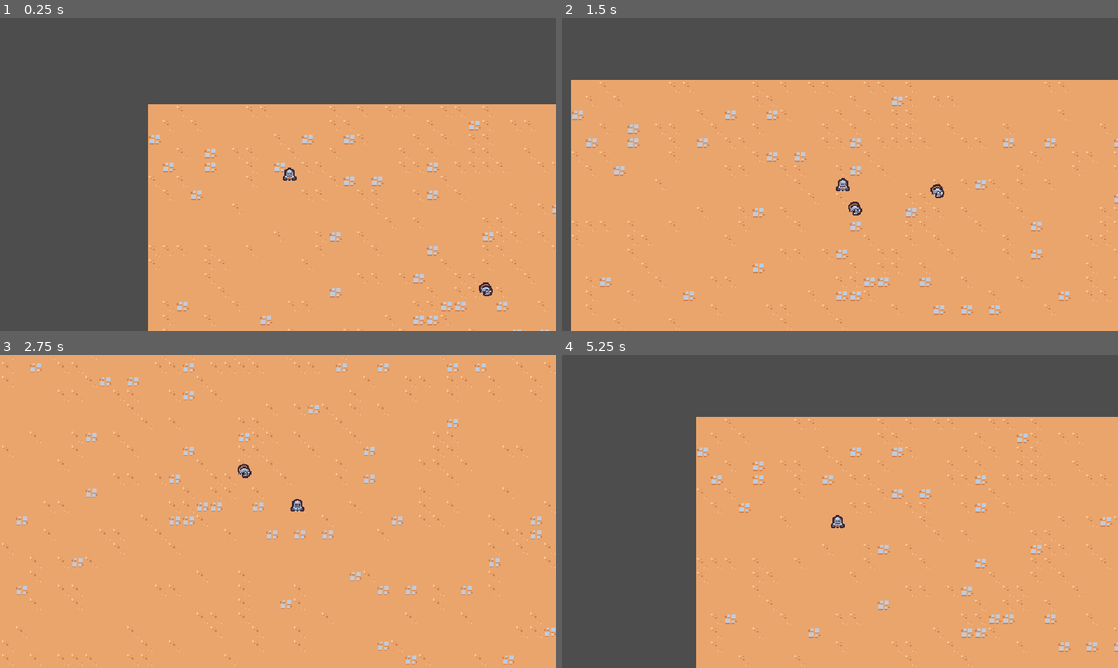
Above: before the commit, frames 1-4 (two rows, left to right).
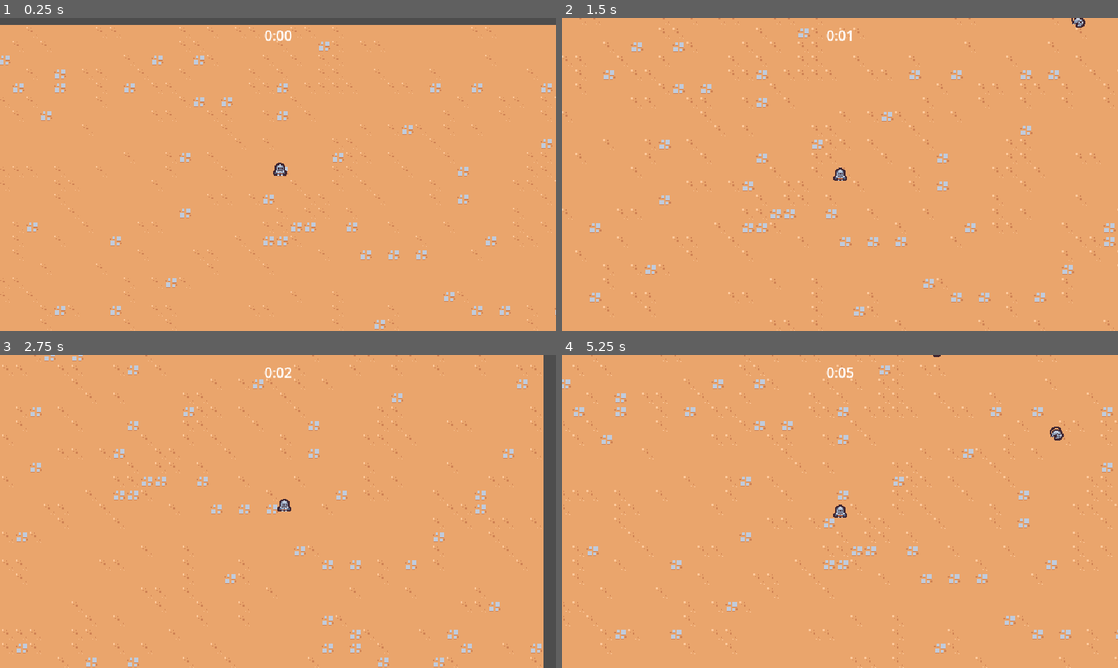
Above: after the commit, the same moments.

Repository: tomellwood-github/2d-survivors-course
Game: Godot game, scene res://scenes/main/main.tscn
Same seed, same stepped clock (60 frames per second), same inputs: the game is played once before the commit and once after it.
Inputs:
- Up to frame 1 (0.25 s): no input
- Up to frame 2 (1.5 s): hold T (move_right) 0.53-1.28 s; hold S (move_down) from 1.28 s (still down)
- Up to frame 3 (2.75 s): release S (move_down) at 2.03 s; hold T (move_right) from 2.03 s (still down)
- Up to frame 4 (5.25 s): release T (move_right) at 2.78 s; hold F (move_up) 2.78-3.53 s; hold R (move_left) 3.53-5.03 s; hold S (move_down) from 5.03 s (still down)

The runs differ from the first frame. In frame 1, 48% of the frame differs, in the area x 0-100%, y 2-100%; in frame 2, 26%; in frame 3, 7.6%; in frame 4, 43%.

Commit message:
Added health component, pickups, arena time manager, experience, etc

Diff:
--- a/project.godot
+++ b/project.godot
@@ -14,6 +14,10 @@
 run/main_scene="res://scenes/main/main.tscn"
 config/features=PackedStringArray("4.1", "Forward Plus")
 config/icon="res://icon.svg"
+
+[autoload]
+
+GameEvents="*res://scenes/autoload/game_events.tscn"
 
 [display]
 
@@ -55,8 +59,9 @@
 2d_physics/layer_1="Terrain"
 2d_physics/layer_2="Player"
 2d_physics/layer_3="Enemy"
+2d_physics/layer_4="EnemyCollision"
+2d_physics/layer_5="PlayerPickup"
 
 [rendering]
 
 textures/canvas_textures/default_texture_filter=0
-2d/snap/snap_2d_transforms_to_pixel=true
--- a/scenes/ability/sword_ability/sword_ability.tscn
+++ b/scenes/ability/sword_ability/sword_ability.tscn
@@ -1,6 +1,45 @@
 [gd_scene load_steps=6 format=3 uid="uid://bkiwdtl3j6vyf"]
 
 [ext_resource type="Texture2D" uid="uid://blplrh0fc5mj2" path="res://scenes/ability/sword_ability/sword.png" id="1_8hno0"]
+
+[sub_resource type="Animation" id="Animation_wbcwm"]
+length = 0.001
+tracks/0/type = "value"
+tracks/0/imported = false
+tracks/0/enabled = true
+tracks/0/path = NodePath("Sprite2D:rotation")
+tracks/0/interp = 1
+tracks/0/loop_wrap = true
+tracks/0/keys = {
+"times": PackedFloat32Array(0),
+"transitions": PackedFloat32Array(1),
+"update": 0,
+"values": [0.0]
+}
+tracks/1/type = "value"
+tracks/1/imported = false
+tracks/1/enabled = true
+tracks/1/path = NodePath("Sprite2D:scale")
+tracks/1/interp = 1
+tracks/1/loop_wrap = true
+tracks/1/keys = {
+"times": PackedFloat32Array(0),
+"transitions": PackedFloat32Array(1),
+"update": 0,
+"values": [Vector2(1, 1)]
+}
+tracks/2/type = "value"
+tracks/2/imported = false
+tracks/2/enabled = true
+tracks/2/path = NodePath("Area2D/CollisionShape2D:disabled")
+tracks/2/interp = 1
+tracks/2/loop_wrap = true
+tracks/2/keys = {
+"times": PackedFloat32Array(0),
+"transitions": PackedFloat32Array(1),
+"update": 1,
+"values": [true]
+}
 
 [sub_resource type="Animation" id="Animation_588k7"]
 resource_name = "swing"
@@ -57,45 +96,6 @@
 "values": [true, false, true]
 }
 
-[sub_resource type="Animation" id="Animation_wbcwm"]
-length = 0.001
-tracks/0/type = "value"
-tracks/0/imported = false
-tracks/0/enabled = true
-tracks/0/path = NodePath("Sprite2D:rotation")
-tracks/0/interp = 1
-tracks/0/loop_wrap = true
-tracks/0/keys = {
-"times": PackedFloat32Array(0),
-"transitions": PackedFloat32Array(1),
-"update": 0,
-"values": [0.0]
-}
-tracks/1/type = "value"
-tracks/1/imported = false
-tracks/1/enabled = true
-tracks/1/path = NodePath("Sprite2D:scale")
-tracks/1/interp = 1
-tracks/1/loop_wrap = true
-tracks/1/keys = {
-"times": PackedFloat32Array(0),
-"transitions": PackedFloat32Array(1),
-"update": 0,
-"values": [Vector2(1, 1)]
-}
-tracks/2/type = "value"
-tracks/2/imported = false
-tracks/2/enabled = true
-tracks/2/path = NodePath("Area2D/CollisionShape2D:disabled")
-tracks/2/interp = 1
-tracks/2/loop_wrap = true
-tracks/2/keys = {
-"times": PackedFloat32Array(0),
-"transitions": PackedFloat32Array(1),
-"update": 1,
-"values": [true]
-}
-
 [sub_resource type="AnimationLibrary" id="AnimationLibrary_uvwsj"]
 _data = {
 "RESET": SubResource("Animation_wbcwm"),
--- /dev/null
+++ b/scenes/autoload/game_events.gd
@@ -0,0 +1,7 @@
+extends Node
+
+signal experience_vial_collected(number: float)
+
+
+func emit_experience_vial_collected(number: float):
+	experience_vial_collected.emit(number)
--- /dev/null
+++ b/scenes/autoload/game_events.tscn
@@ -0,0 +1,6 @@
+[gd_scene load_steps=2 format=3 uid="uid://cru4p86g2aocu"]
+
+[ext_resource type="Script" path="res://scenes/autoload/game_events.gd" id="1_oes6r"]
+
+[node name="GameEvents" type="Node"]
+script = ExtResource("1_oes6r")
--- a/scenes/basic_enemy/basic_enemy.tscn
+++ /dev/null
@@ -1,30 +0,0 @@
-[gd_scene load_steps=5 format=3 uid="uid://dfb5c7fwsjbja"]
-
-[ext_resource type="Texture2D" uid="uid://db3ib0g78utc3" path="res://scenes/basic_enemy/basic_enemy.png" id="1_dqwmq"]
-[ext_resource type="Script" path="res://scenes/basic_enemy/basic_enemy.gd" id="1_h5mdd"]
-
-[sub_resource type="CircleShape2D" id="CircleShape2D_lqtme"]
-radius = 12.0
-
-[sub_resource type="CircleShape2D" id="CircleShape2D_1880u"]
-radius = 5.0
-
-[node name="BasicEnemy" type="CharacterBody2D" groups=["enemy"]]
-collision_layer = 0
-script = ExtResource("1_h5mdd")
-
-[node name="Area2D" type="Area2D" parent="."]
-collision_layer = 0
-collision_mask = 4
-
-[node name="CollisionShape2D" type="CollisionShape2D" parent="Area2D"]
-position = Vector2(0, -5)
-shape = SubResource("CircleShape2D_lqtme")
-
-[node name="Sprite2D" type="Sprite2D" parent="."]
-texture = ExtResource("1_dqwmq")
-offset = Vector2(0, -4)
-
-[node name="CollisionShape2D" type="CollisionShape2D" parent="."]
-position = Vector2(0, -5)
-shape = SubResource("CircleShape2D_1880u")
--- /dev/null
+++ b/scenes/component/health_component.gd
@@ -0,0 +1,21 @@
+extends Node
+class_name HealthComponent
+
+signal died
+
+@export var max_health: float = 10
+var current_health
+
+
+func _ready():
+	current_health = max_health
+
+
+func damage(damage_amount: float):
+	current_health = max(current_health - damage_amount, 0)
+	Callable(check_death).call_deferred()
+
+func check_death():
+	if current_health == 0:
+		died.emit()
+		owner.queue_free()
--- /dev/null
+++ b/scenes/component/health_component.tscn
@@ -0,0 +1,6 @@
+[gd_scene load_steps=2 format=3 uid="uid://claurqaxopi6p"]
+
+[ext_resource type="Script" path="res://scenes/component/health_component.gd" id="1_lhgt3"]
+
+[node name="HealthComponent" type="Node"]
+script = ExtResource("1_lhgt3")
--- /dev/null
+++ b/scenes/component/vial_drop_component.gd
@@ -0,0 +1,25 @@
+extends Node
+
+@export_range(0, 1) var drop_percent: float = .5
+@export var health_component: Node
+@export var vial_scene: PackedScene
+
+
+func _ready():
+	(health_component as HealthComponent).died.connect(on_died)
+
+
+func on_died():
+	if randf() > drop_percent:
+		return
+
+	if vial_scene == null:
+		return
+
+	if not owner is Node2D:
+		return
+
+	var spawn_position = (owner as Node2D).global_position
+	var vial_instance = vial_scene.instantiate() as Node2D
+	owner.get_parent().add_child(vial_instance)
+	vial_instance.global_position = spawn_position
--- /dev/null
+++ b/scenes/component/vial_drop_component.tscn
@@ -0,0 +1,8 @@
+[gd_scene load_steps=3 format=3 uid="uid://d1ki0tc8ee1rc"]
+
+[ext_resource type="Script" path="res://scenes/component/vial_drop_component.gd" id="1_hutap"]
+[ext_resource type="PackedScene" uid="uid://hj1s5od2c61p" path="res://scenes/game_object/experience_vial/experience_vial.tscn" id="2_bg5db"]
+
+[node name="VialDropComponent" type="Node"]
+script = ExtResource("1_hutap")
+vial_scene = ExtResource("2_bg5db")
--- a/scenes/basic_enemy/basic_enemy.gd
+++ b/scenes/game_object/basic_enemy/basic_enemy.gd
@@ -1,13 +1,14 @@
 extends CharacterBody2D
 
-const MAX_SPEED = 75
+const MAX_SPEED = 40
 
-# Called when the node enters the scene tree for the first time.
+@onready var health_component: HealthComponent = $HealthComponent
+
+
 func _ready():
 	$Area2D.area_entered.connect(on_area_entered)
 
 
-# Called every frame. 'delta' is the elapsed time since the previous frame.
 func _process(_delta):
 	var direction = get_direction_to_player()
 	velocity = direction * MAX_SPEED
@@ -24,4 +25,4 @@
 
 
 func on_area_entered(_other_area: Area2D):
-	queue_free()
+	health_component.damage(100)
--- /dev/null
+++ b/scenes/game_object/basic_enemy/basic_enemy.tscn
@@ -0,0 +1,39 @@
+[gd_scene load_steps=7 format=3 uid="uid://dfb5c7fwsjbja"]
+
+[ext_resource type="Texture2D" uid="uid://db3ib0g78utc3" path="res://scenes/game_object/basic_enemy/basic_enemy.png" id="1_dqwmq"]
+[ext_resource type="Script" path="res://scenes/game_object/basic_enemy/basic_enemy.gd" id="1_h5mdd"]
+[ext_resource type="PackedScene" uid="uid://claurqaxopi6p" path="res://scenes/component/health_component.tscn" id="2_cfv7s"]
+[ext_resource type="PackedScene" uid="uid://d1ki0tc8ee1rc" path="res://scenes/component/vial_drop_component.tscn" id="3_c4lf4"]
+
+[sub_resource type="CircleShape2D" id="CircleShape2D_lqtme"]
+radius = 12.0
+
+[sub_resource type="CircleShape2D" id="CircleShape2D_1880u"]
+radius = 5.0
+
+[node name="BasicEnemy" type="CharacterBody2D" groups=["enemy"]]
+collision_layer = 8
+collision_mask = 9
+motion_mode = 1
+script = ExtResource("1_h5mdd")
+
+[node name="HealthComponent" parent="." instance=ExtResource("2_cfv7s")]
+
+[node name="VialDropComponent" parent="." node_paths=PackedStringArray("health_component") instance=ExtResource("3_c4lf4")]
+health_component = NodePath("../HealthComponent")
+
+[node name="Area2D" type="Area2D" parent="."]
+collision_layer = 0
+collision_mask = 4
+
+[node name="CollisionShape2D" type="CollisionShape2D" parent="Area2D"]
+position = Vector2(0, -5)
+shape = SubResource("CircleShape2D_lqtme")
+
+[node name="Sprite2D" type="Sprite2D" parent="."]
+texture = ExtResource("1_dqwmq")
+offset = Vector2(0, -4)
+
+[node name="CollisionShape2D" type="CollisionShape2D" parent="."]
+position = Vector2(0, -5)
+shape = SubResource("CircleShape2D_1880u")
--- /dev/null
+++ b/scenes/game_object/experience_vial/experience_vial.gd
@@ -0,0 +1,10 @@
+extends Node2D
+
+
+func _ready():
+	$Area2D.area_entered.connect(on_area_entered)
+
+
+func on_area_entered(_other_area: Area2D):
+	GameEvents.emit_experience_vial_collected(1)
+	queue_free()
--- /dev/null
+++ b/scenes/game_object/experience_vial/experience_vial.tscn
@@ -0,0 +1,20 @@
+[gd_scene load_steps=4 format=3 uid="uid://hj1s5od2c61p"]
+
+[ext_resource type="Script" path="res://scenes/game_object/experience_vial/experience_vial.gd" id="1_g7ank"]
+[ext_resource type="Texture2D" uid="uid://dgra2u0amgsod" path="res://scenes/game_object/experience_vial/experience_vial.png" id="1_kmkkq"]
+
+[sub_resource type="CircleShape2D" id="CircleShape2D_qlmx3"]
+radius = 16.0
+
+[node name="ExperienceVial" type="Node2D"]
+script = ExtResource("1_g7ank")
+
+[node name="Area2D" type="Area2D" parent="."]
+collision_layer = 0
+collision_mask = 16
+
+[node name="CollisionShape2D" type="CollisionShape2D" parent="Area2D"]
+shape = SubResource("CircleShape2D_qlmx3")
+
+[node name="Sprite2D" type="Sprite2D" parent="."]
+texture = ExtResource("1_kmkkq")
--- a/scenes/game_camera/game_camera.gd
+++ b/scenes/game_object/game_camera/game_camera.gd
@@ -10,7 +10,7 @@
 # Called every frame. 'delta' is the elapsed time since the previous frame.
 func _process(delta):
 	acquire_target()
-	global_position = global_position.lerp(target_position, 1 - exp(-delta * 10))
+	global_position = global_position.lerp(target_position, 1 - exp(-delta * 20))
 #	global_position = global_position.lerp(target_position, 10 * delta)
 
 
--- a/scenes/game_camera/game_camera.tscn
+++ b/scenes/game_object/game_camera/game_camera.tscn
@@ -1,6 +1,6 @@
 [gd_scene load_steps=2 format=3 uid="uid://cykwyqcj7s3bo"]
 
-[ext_resource type="Script" path="res://scenes/game_camera/game_camera.gd" id="1_u7fbq"]
+[ext_resource type="Script" path="res://scenes/game_object/game_camera/game_camera.gd" id="1_u7fbq"]
 
 [node name="GameCamera" type="Camera2D"]
 script = ExtResource("1_u7fbq")
--- a/scenes/player/player.gd
+++ b/scenes/game_object/player/player.gd
@@ -1,6 +1,8 @@
 extends CharacterBody2D
 
-const MAX_SPEED = 200
+const MAX_SPEED = 125
+const ACCELERATION_SMOOTHING = 25
+
 
 # Called when the node enters the scene tree for the first time.
 func _ready():
@@ -8,10 +10,13 @@
 
 
 # Called every frame. 'delta' is the elapsed time since the previous frame.
-func _process(_delta):
+func _process(delta):
 	var movement_vector = get_movement_vector()
 	var direction = movement_vector.normalized()
-	velocity = direction * MAX_SPEED
+	var target_velocity = direction * MAX_SPEED
+
+	velocity = velocity.lerp(target_velocity, 1 - exp(-delta * ACCELERATION_SMOOTHING))
+
 	move_and_slide()
 
 func get_movement_vector():
--- a/scenes/player/player.tscn
+++ b/scenes/game_object/player/player.tscn
@@ -1,19 +1,31 @@
-[gd_scene load_steps=5 format=3 uid="uid://dug2smycthrra"]
+[gd_scene load_steps=6 format=3 uid="uid://dug2smycthrra"]
 
-[ext_resource type="Script" path="res://scenes/player/player.gd" id="1_ey5i5"]
-[ext_resource type="Texture2D" uid="uid://birtblqd6edu3" path="res://scenes/player/player.png" id="2_c7frk"]
+[ext_resource type="Script" path="res://scenes/game_object/player/player.gd" id="1_ey5i5"]
+[ext_resource type="Texture2D" uid="uid://birtblqd6edu3" path="res://scenes/game_object/player/player.png" id="2_c7frk"]
 [ext_resource type="PackedScene" uid="uid://cw7p26qroopbl" path="res://scenes/ability/sword_ability_controller/sword_ability_controller.tscn" id="2_y3rud"]
+
+[sub_resource type="CircleShape2D" id="CircleShape2D_c1ein"]
+radius = 32.0
 
 [sub_resource type="CircleShape2D" id="CircleShape2D_dewwg"]
 radius = 5.0
 
 [node name="Player" type="CharacterBody2D" groups=["player"]]
 collision_layer = 0
+motion_mode = 1
 script = ExtResource("1_ey5i5")
 
 [node name="AbilityManager" type="Node" parent="."]
 
 [node name="SwordAbilityController" parent="AbilityManager" instance=ExtResource("2_y3rud")]
+
+[node name="Area2D" type="Area2D" parent="."]
+position = Vector2(0, -5)
+collision_layer = 16
+collision_mask = 0
+
+[node name="CollisionShape2D" type="CollisionShape2D" parent="Area2D"]
+shape = SubResource("CircleShape2D_c1ein")
 
 [node name="Sprite2D" type="Sprite2D" parent="."]
 texture = ExtResource("2_c7frk")
--- a/scenes/main/main.tscn
+++ b/scenes/main/main.tscn
@@ -1,11 +1,23 @@
-[gd_scene load_steps=5 format=3 uid="uid://myn0lqy316hy"]
+[gd_scene load_steps=8 format=3 uid="uid://myn0lqy316hy"]
 
-[ext_resource type="PackedScene" uid="uid://cykwyqcj7s3bo" path="res://scenes/game_camera/game_camera.tscn" id="1_cc8gh"]
+[ext_resource type="PackedScene" uid="uid://cykwyqcj7s3bo" path="res://scenes/game_object/game_camera/game_camera.tscn" id="1_cc8gh"]
+[ext_resource type="PackedScene" uid="uid://cr005eb45orw6" path="res://scenes/manager/enemy_manager.tscn" id="1_d7b7s"]
+[ext_resource type="PackedScene" uid="uid://dh7nb88k7f0kt" path="res://scenes/ui/arena_time_ui.tscn" id="1_e0s7q"]
 [ext_resource type="TileSet" uid="uid://dw56dhtluxur7" path="res://resources/tileset.tres" id="1_kwhwf"]
-[ext_resource type="PackedScene" uid="uid://dug2smycthrra" path="res://scenes/player/player.tscn" id="1_ursnc"]
-[ext_resource type="PackedScene" uid="uid://dfb5c7fwsjbja" path="res://scenes/basic_enemy/basic_enemy.tscn" id="4_klf6n"]
+[ext_resource type="PackedScene" uid="uid://dug2smycthrra" path="res://scenes/game_object/player/player.tscn" id="1_ursnc"]
+[ext_resource type="PackedScene" uid="uid://brhi4oyog4ee6" path="res://scenes/manager/arena_time_manager.tscn" id="2_ibs06"]
+[ext_resource type="PackedScene" uid="uid://c86q1fuvl6pni" path="res://scenes/manager/experience_manager.tscn" id="4_3j8hi"]
 
 [node name="Main" type="Node"]
+
+[node name="ArenaTimeUI" parent="." node_paths=PackedStringArray("arena_time_manager") instance=ExtResource("1_e0s7q")]
+arena_time_manager = NodePath("../ArenaTimeManager")
+
+[node name="ArenaTimeManager" parent="." instance=ExtResource("2_ibs06")]
+
+[node name="EnemyManager" parent="." instance=ExtResource("1_d7b7s")]
+
+[node name="ExperienceManager" parent="." instance=ExtResource("4_3j8hi")]
 
 [node name="GameCamera" parent="." instance=ExtResource("1_cc8gh")]
 
@@ -15,10 +27,4 @@
 layer_0/tile_data = PackedInt32Array(196608, 0, 4, 196609, 0, 4, 196610, 65536, 4, 196611, 0, 4, 196612, 393216, 3, 196 …(22086 unchanged characters)…
 
 [node name="Player" parent="." instance=ExtResource("1_ursnc")]
-position = Vector2(163, 88)
-
-[node name="BasicEnemy" parent="." instance=ExtResource("4_klf6n")]
-position = Vector2(405, 226)
-
-[node name="BasicEnemy2" parent="." instance=ExtResource("4_klf6n")]
-position = Vector2(532, 156)
+position = Vector2(325, 173)
--- /dev/null
+++ b/scenes/manager/arena_time_manager.gd
@@ -0,0 +1,7 @@
+extends Node
+
+@onready var timer = $Timer
+
+
+func get_time_elapsed():
+	return timer.wait_time - timer.time_left
--- /dev/null
+++ b/scenes/manager/arena_time_manager.tscn
@@ -0,0 +1,11 @@
+[gd_scene load_steps=2 format=3 uid="uid://brhi4oyog4ee6"]
+
+[ext_resource type="Script" path="res://scenes/manager/arena_time_manager.gd" id="1_lqvbx"]
+
+[node name="ArenaTimeManager" type="Node"]
+script = ExtResource("1_lqvbx")
+
+[node name="Timer" type="Timer" parent="."]
+wait_time = 60.0
+one_shot = true
+autostart = true
--- /dev/null
+++ b/scenes/manager/enemy_manager.gd
@@ -0,0 +1,24 @@
+extends Node
+
+const SPAWN_RADIUS = 375
+
+
+@export var basic_enemy_scene: PackedScene
+
+
+func _ready():
+	$Timer.timeout.connect(on_timer_timeout)
+
+
+func on_timer_timeout():
+	var player = get_tree().get_first_node_in_group("player") as Node2D
+
+	if player == null:
+		return
+
+	var random_direction = Vector2.RIGHT.rotated(randf_range(0, TAU))
+	var spawn_position = player.global_position + random_direction * SPAWN_RADIUS
+
+	var enemy = basic_enemy_scene.instantiate() as Node2D
+	get_parent().add_child(enemy)
+	enemy.global_position = spawn_position
--- /dev/null
+++ b/scenes/manager/enemy_manager.tscn
@@ -0,0 +1,11 @@
+[gd_scene load_steps=3 format=3 uid="uid://cr005eb45orw6"]
+
+[ext_resource type="Script" path="res://scenes/manager/enemy_manager.gd" id="1_ij2xm"]
+[ext_resource type="PackedScene" uid="uid://dfb5c7fwsjbja" path="res://scenes/game_object/basic_enemy/basic_enemy.tscn" id="2_08vaw"]
+
+[node name="EnemyManager" type="Node"]
+script = ExtResource("1_ij2xm")
+basic_enemy_scene = ExtResource("2_08vaw")
+
+[node name="Timer" type="Timer" parent="."]
+autostart = true
--- /dev/null
+++ b/scenes/manager/experience_manager.gd
@@ -0,0 +1,16 @@
+extends Node
+
+var current_experience = 0
+
+
+func _ready():
+	GameEvents.experience_vial_collected.connect(on_experience_vial_collected)
+
+
+func increment_experience(number: float):
+	current_experience += number
+	print(current_experience)
+
+
+func on_experience_vial_collected(number: float):
+	increment_experience(number)
--- /dev/null
+++ b/scenes/manager/experience_manager.tscn
@@ -0,0 +1,6 @@
+[gd_scene load_steps=2 format=3 uid="uid://c86q1fuvl6pni"]
+
+[ext_resource type="Script" path="res://scenes/manager/experience_manager.gd" id="1_mhmge"]
+
+[node name="ExperienceManager" type="Node"]
+script = ExtResource("1_mhmge")
--- /dev/null
+++ b/scenes/ui/arena_time_ui.gd
@@ -0,0 +1,20 @@
+extends CanvasLayer
+
+
+@export var arena_time_manager: Node
+@onready var label = %Label
+
+
+func _process(_delta):
+	if arena_time_manager == null:
+		return
+
+	var time_elapsed = arena_time_manager.get_time_elapsed()
+	label.text = format_seconds_to_string(time_elapsed)
+
+
+func format_seconds_to_string(seconds: float) -> String:
+	var minutes = floor(seconds/60)
+	var remaining_seconds = seconds - minutes * 60
+
+	return str(minutes) + ":" + ("%02d" % floor(remaining_seconds))
--- /dev/null
+++ b/scenes/ui/arena_time_ui.tscn
@@ -0,0 +1,23 @@
+[gd_scene load_steps=2 format=3 uid="uid://dh7nb88k7f0kt"]
+
+[ext_resource type="Script" path="res://scenes/ui/arena_time_ui.gd" id="1_dfbsi"]
+
+[node name="ArenaTimeUI" type="CanvasLayer"]
+script = ExtResource("1_dfbsi")
+
+[node name="MarginContainer" type="MarginContainer" parent="."]
+anchors_preset = 15
+anchor_right = 1.0
+anchor_bottom = 1.0
+grow_horizontal = 2
+grow_vertical = 2
+mouse_filter = 2
+theme_override_constants/margin_top = 8
+
+[node name="Label" type="Label" parent="MarginContainer"]
+unique_name_in_owner = true
+layout_mode = 2
+size_flags_horizontal = 4
+size_flags_vertical = 0
+text = "Test
+"
Renamed: scenes/basic_enemy/basic_enemy.png -> scenes/game_object/basic_enemy/basic_enemy.png
Not shown, changed: scenes/game_object/basic_enemy/basic_enemy.png.import
Binary file added: scenes/game_object/experience_vial/experience_vial.png
Not shown, added: scenes/game_object/experience_vial/experience_vial.png.import
Renamed: scenes/player/player.png -> scenes/game_object/player/player.png
Not shown, changed: scenes/game_object/player/player.png.import
